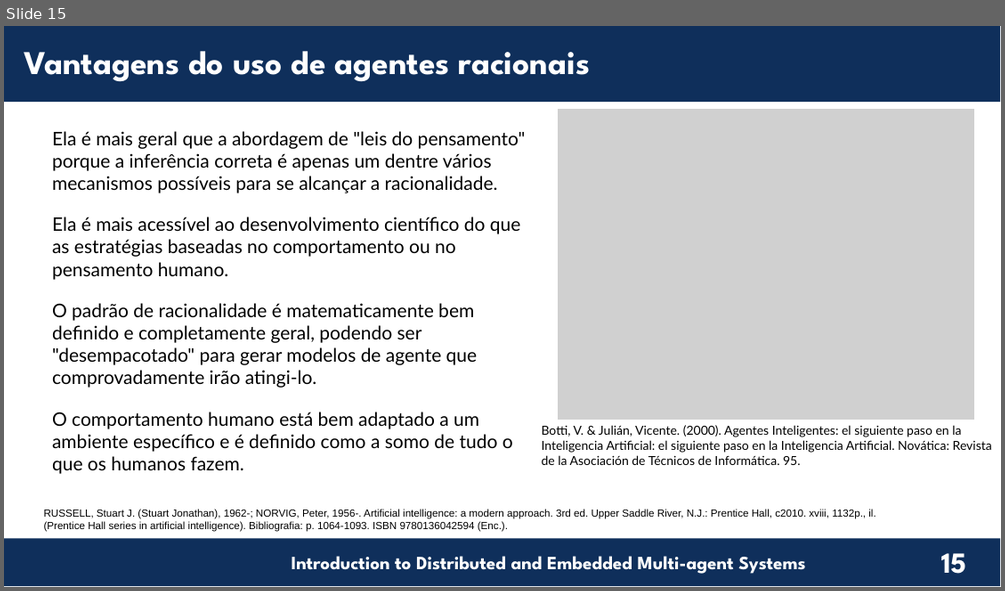
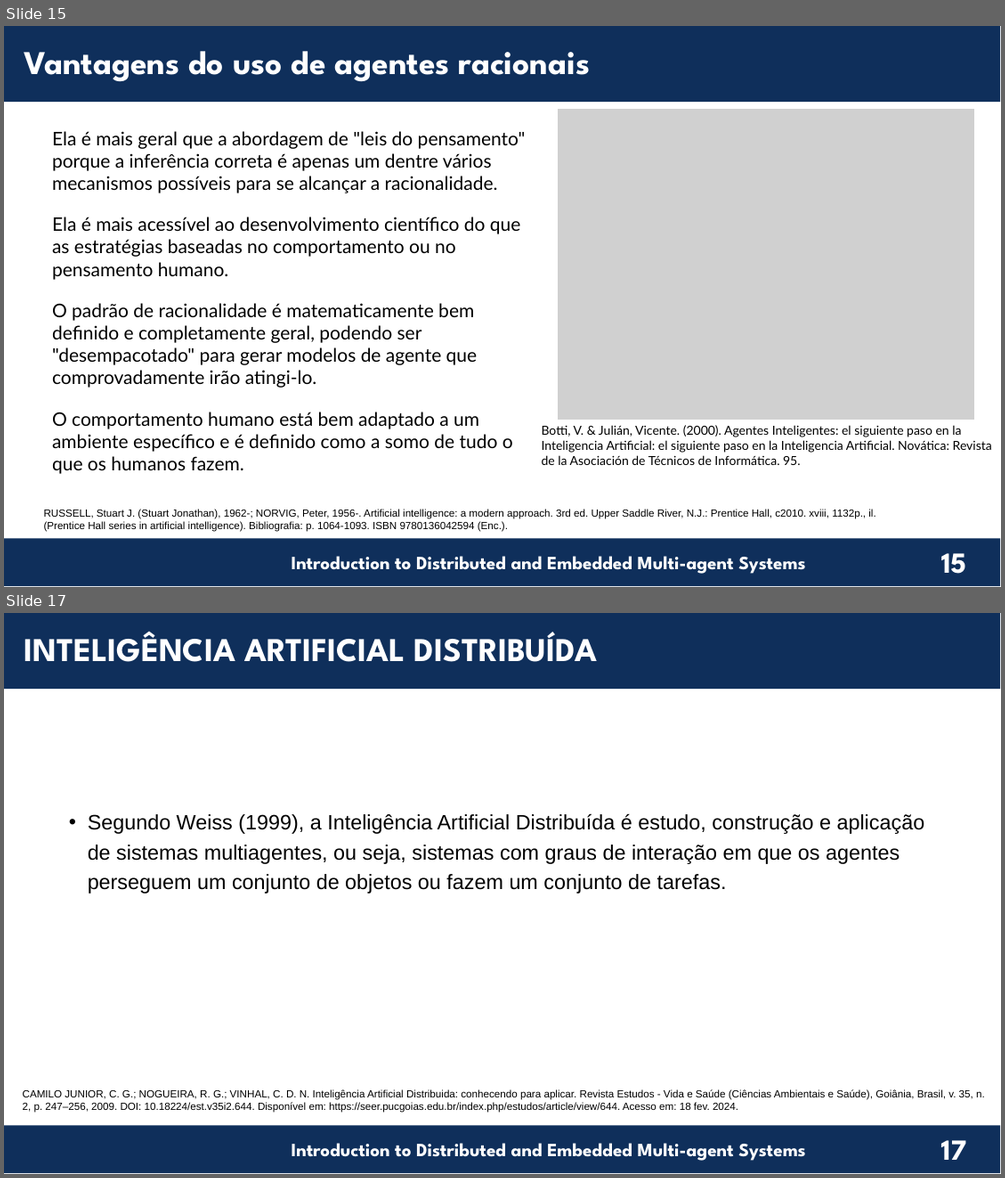
Before and after one commit to chon-group/distributedAndEmbeddedAI, a slide deck: course/01-Introduction/Introduction_20240217.odp. Shown one above the other, each under a label of ours: slide 15 before the commit, slides 15 and 17 after it; the slides between them are not shown. The pictures are 1005x591 and 1005x1178 pixels, drawn with LibreOffice and Linux fonts; fonts in the diff are those of the drawing; grey boxes stand for pictures; background and template pictures are left out. Boxes give left, top, right and bottom in pixels: in the first picture for what was removed or moved away, otherwise in the second. Text is boxed around its words. In the diff, an @@ line names an element or a change of style, - is before the commit and + after.

```diff
--- a/course/01-Introduction/Introduction_20240217.odp
+++ b/course/01-Introduction/Introduction_20240217.odp
@@ slide 17 added at (x1=4, y1=613, x2=1001, y2=1174), background #FFFFFF; not listed: 4 template elements that a slide beside it also shows @@
@@ text added at (x1=24, y1=631, x2=597, y2=662), 32 pt, text #FFFFFF, bold @@
+INTELIGÊNCIA ARTIFICIAL DISTRIBUÍDA
@@ text added at (x1=88, y1=813, x2=925, y2=893), 20 pt, text #000000 @@
+• Segundo Weiss (1999), a Inteligência Artificial Distribuída é estudo, construção e aplicação de sistemas multiagentes, ou seja, sistemas com graus de interação em que os agentes perseguem um conjunto de objetos ou fazem um conjunto de tarefas.
@@ text added at (x1=23, y1=1089, x2=985, y2=1112), 10 pt, text #000000 @@
+CAMILO JUNIOR, C. G.; NOGUEIRA, R. G.; VINHAL, C. D. N. Inteligência Artificial Distribuida: conhecendo para aplicar. Revista Estudos - Vida e Saúde (Ciências Ambientais e Saúde), Goiânia, Brasil, v. 35, n. 2, p. 247–256, 2009. DOI: 10.18224/est.v35i2.644. Disponível em: https://seer.pucgoias.edu.br/index.php/estudos/article/view/644. Acesso em: 18 fev. 2024.
```
Also in this commit, not shown: 7 other slides added, 2 other files.
